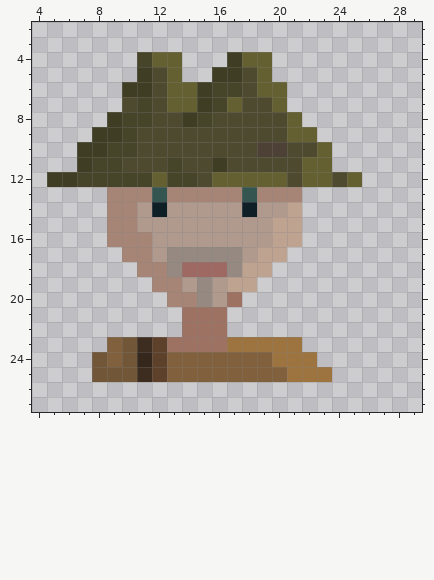
File history of a pixel-art sprite, LostInTheMap/assets/graphics/characters/portraits/giovanni_portrait.png. Above: the version before the commit.
The file is 32x32 pixels. Colours within 5 levels of each other are drawn and written as one. Shown: x 4..29, y 2..27.
After the commit:
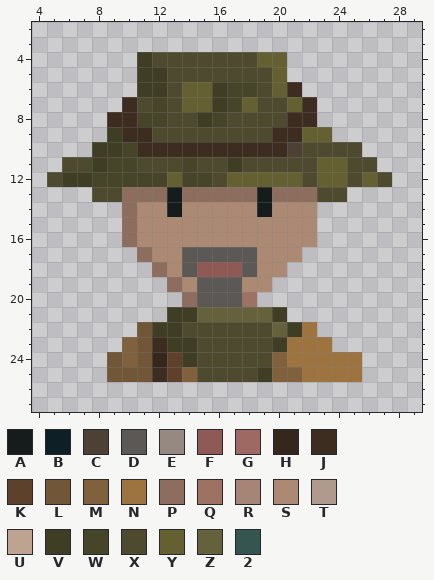
Palette (. is transparent): A #161b1b  B #0f1f26  C #4d4136  D #5b5856  E #958982  F #8f5a56  G #9e6962  H #36271d  J #3d2c20  K #5d412a  L #715638  M #80603d  N #9d7340  P #8d6d5d  Q #9d7262  R #a68576  S #ac8972  T #b0998d  U #bfa391  V #3f3e24  W #464429  X #4e4a2f  Y #656032  Z #66613d  2 #355550
The edit:
Changed rows in their new state; - is an unchanged pixel.
first column x 5:
 4 ------VXXXXXXX-Y-------
 5 -------VXXXXX-XY-------
 6 -----.-VX-YV-WX-J------
 7 -----JXWX-YVWY-XYJ-----
 8 ----JJ-W-XVW----JJ-----
 9 ---.-JJ--------JJ-Y----
10 --.-V-JJJJJJJJJJC-XXX--
11 -XXV-W--XW-XV----X-YXX-
12 X-V----WY-WX----YX-YXYX
13 ---XXPPPAPPPPPAPPPXX---
14 ----.PSSASSSSSASSS-----
15 ----.PSSSSSSSSSSSS-----
16 ----.PSSSSSSSSSSSS-----
17 -----.PSSDDDDDSSS------
18 ------.PSDFFFDSS-------
19 -------.PSDDDSS--------
20 --------.PDDDQ---------
21 --------VVZZZZZV-------
22 ------LVVXXXXXXZVN-----
23 ----.MLJVVXXXXXV-NN----
24 ---.LMLHKVXXXXXM--NNN--
25 ---.--LJK-XXXXV-M--NN--
